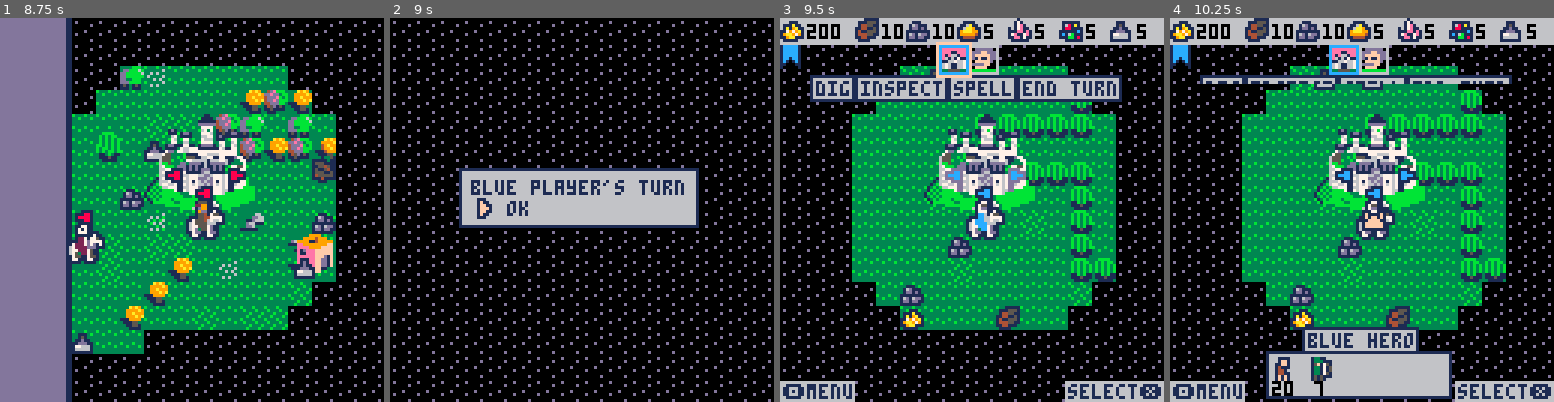
Above: before the commit, frames 1-4 (left to right).
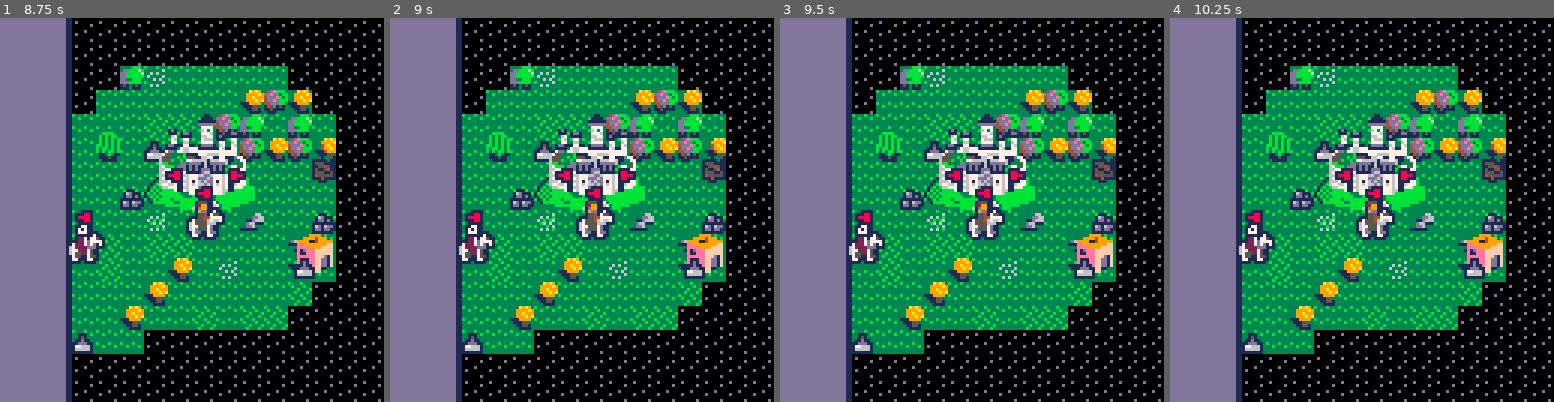
Above: after the commit, the same moments.

Repository: pvan/pico8
Game: PICO-8 cartridge heroes.p8
The game is run twice, just before and just after one commit, with the same random seed, the same clock (stepped at 60 frames per second) and the same inputs.
Inputs:
- Up to frame 1 (8.75 s): tap O (Z key) at 0.33, 0.7, 1.43, 2.22, 3.1, 3.98, 4.87, 5.75, 6.63, 7.52, 8.4 s; tap X (X key) at 1.07, 2.07, 2.4, 2.73, 3.07, 3.4, 3.73, 4.07, 4.4, 4.73, 5.07, 5.4, 5.73, 6.07, 6.4, 6.73, 7.07, 7.4, 7.73, 8.07, 8.4, 8.73 s; hold Left 1.97-2.37 s; hold Down 2.42-2.82 s; hold Right 2.87-3.53 s; hold Up 3.58-4.08 s; hold Right 4.13-4.53 s; hold Down 4.58-5.08 s; hold Left 5.13-5.8 s; hold Up 5.85-6.18 s; hold Left 6.23-6.63 s; hold Down 6.68-7.08 s; hold Right 7.13-7.8 s; hold Up 7.85-8.35 s; hold Right from 8.4 s (still down)
- Up to frame 2 (9 s): release Right at 8.8 s; hold Down from 8.85 s (still down)
- Up to frame 3 (9.5 s): tap X (X key) at 9.07, 9.4 s; tap O (Z key) at 9.28 s; release Down at 9.35 s; hold Left from 9.4 s (still down)
- Up to frame 4 (10.25 s): tap X (X key) at 9.73, 10.07 s; release Left at 10.07 s; hold Up from 10.12 s (still down); tap O (Z key) at 10.17 s

Frame 1 is identical in both runs. In frame 2, 61% of the frame differs, in the area x 0-88%, y 0-100%; in frame 3, 44%; in frame 4, 49%.

Commit message:
heroes: ai reveals nearby fog instead of random

Diff:
--- a/heroes.p8
+++ b/heroes.p8
@@ -4,8 +4,10 @@
 
 
 --player ai todos:
----when nothing to pickup and no fog, figure out a new target
----(move to spot that reveals the most fog? towards enemies?)
+---improv fog-reveal ai:
+--  -(partially done but needs more)
+--  -maybe ai (harder difficulty?) can see whole map?
+--  -maybe ai eval fog near castle as higher priority?
 ---only battle if ai thinks it can win
 ---evaluate when to pickup units and how to distribute them
 
@@ -78,7 +80,7 @@
  --consider making blackout
  --for all ai turns if two players
  vp=cp
- if (cp.ai) vp=lp
+ if (cp.ai) vp=lp --comment out to watch ai turn
 
  --reset for this turn
  for h in all(cp.heroes) do
@@ -581,25 +583,32 @@
 	   end
    end
 
-   --random if nothing to grab
+   --reveal fog if nothing else
    if target==nil then
---	    cls()
---	    stop("no target?")
-    visible={}
+    local min_dist=0x7fff
+--    visible={}
+    winner=nil
     do_grid(tilesw,function(p)
      if not g(cp.fog,p) then
       --only use spots adjacent to fog
       --todo: if no fog, need new method
       for d in all(cardinal) do
-       if g(cp.fog,ptadd(p,d)) then
-        add(visible,p)
-        break
+       local point=ptadd(p,d)
+       local thisdist=map_dist(h,point)
+       if g(cp.fog,point) then
+        if thisdist<min_dist then
+         min_dist=thisdist
+         winner=p
+--         add(visible,p)
+         break --only bother with first adjacent fog square
+        end
        end
       end
      end
     end)
-    target=visible[
-     rnd_bw(1,#visible)]
+    target=winner
+--    target=visible[
+--     rnd_bw(1,#visible)]
    end
 
    --in case no fog to reveal
